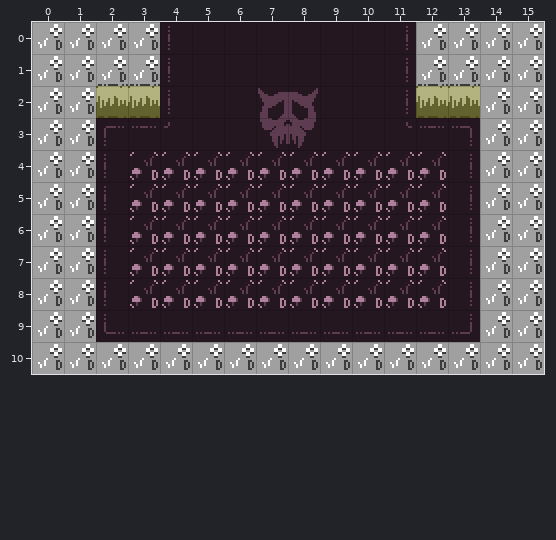
An edit to a level. Tiled map, art/rooms/GrassyTest_Standard.tmx. That is the earlier state.
Cells are 16x16 px. Shown: x 0..15, y 0..10.
The same view after the edit:
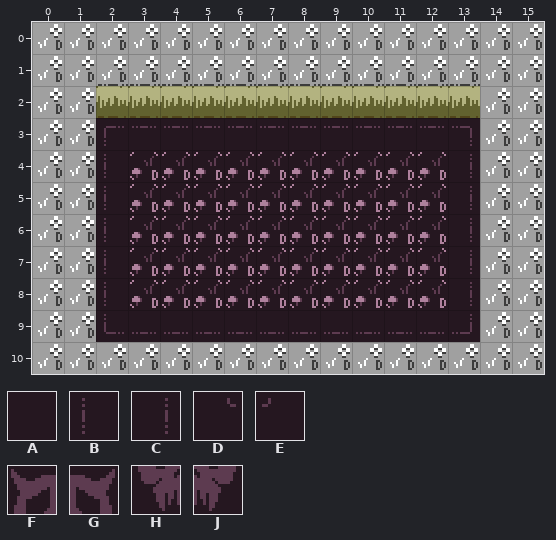
Key: from "DiscoFloorTiles": A 0 "floor", B 17 "floor", C 19 "floor", D 20 "floor", E 21 "floor"; from "MapTiles": F 32 "map", G 33 "map", H 48 "map", J 49 "map".
_ is an empty cell.
Change:
Layer "Overlay: Challenge - North/Base" (now hidden):
The edit erases tile A in rows 0 to 1 at x 5 to 10; in rows 2 to 3 at x 5 to 6 and 9 to 10.
The edit erases tile B in rows 0 to 2 at x 4.
The edit erases tile C in rows 0 to 2 at x 11.
The edit erases tile D in row 3 at x 11.
The edit erases tile E in row 3 at x 4.
The edit erases tile F in row 2 at x 7.
The edit erases tile G in row 2 at x 8.
The edit erases tile H in row 3 at x 7.
The edit erases tile J in row 3 at x 8.
Where, in picture pixels (left, top, right, bottom), the same in both pictures:
removed: (160, 22, 416, 148)
